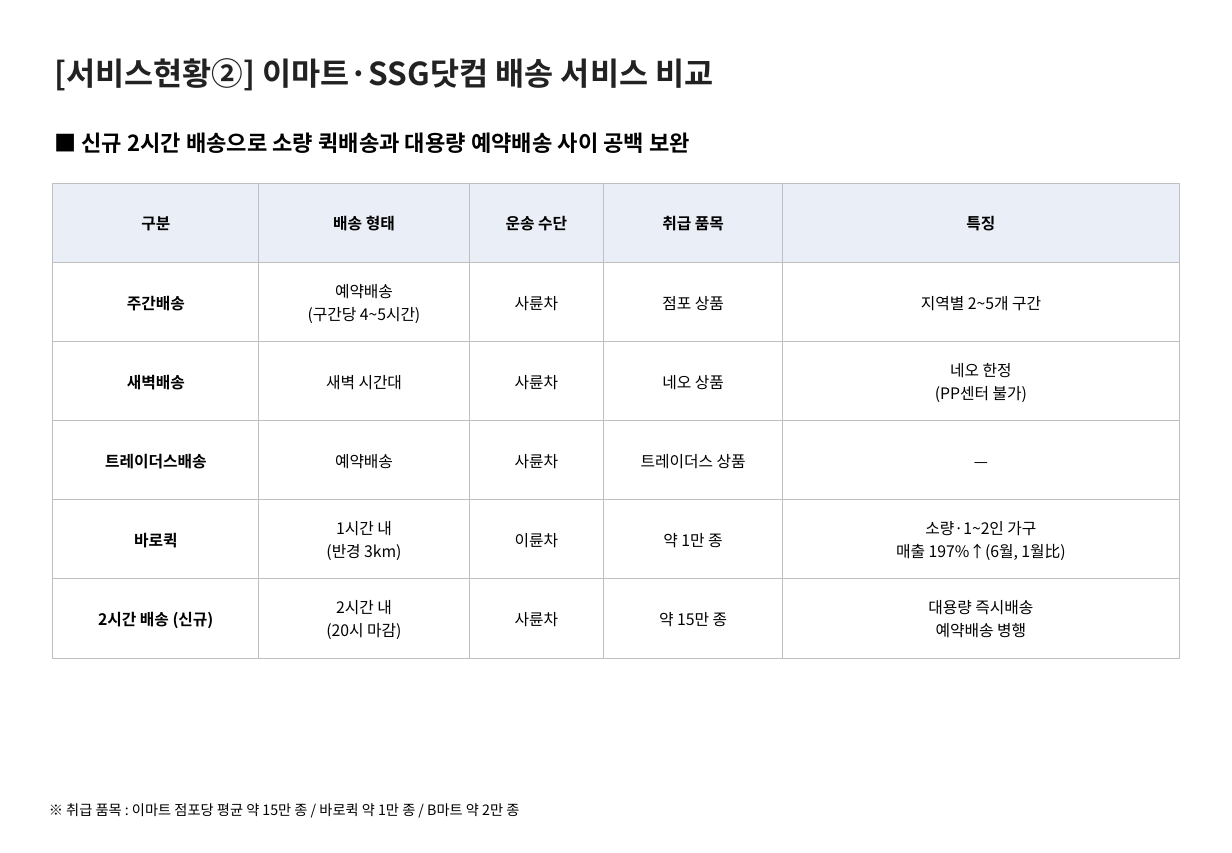
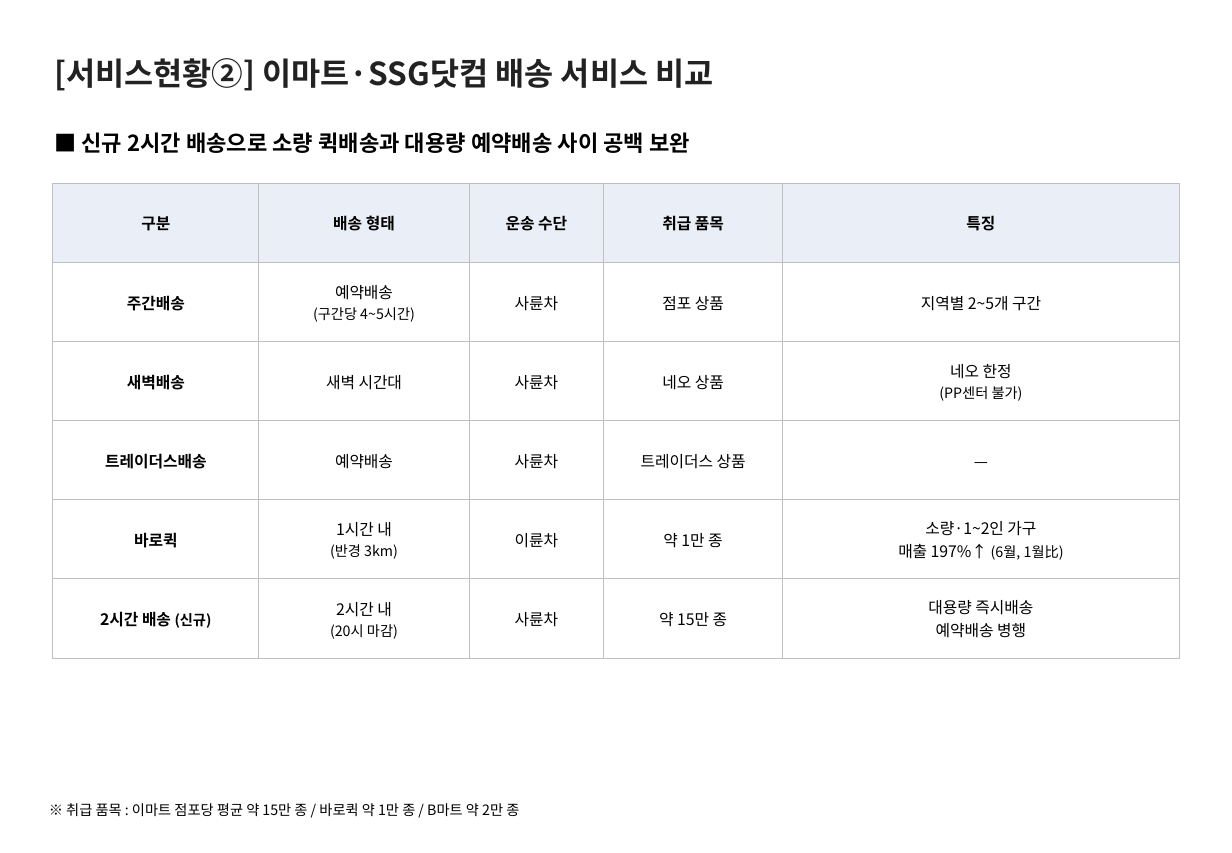
Before and after one commit to avoseed/web1, a slide deck: slide 4 of reports/ssg-delivery-report.pptx. Drawn at 1232x853 pixels with LibreOffice and Linux fonts; fonts in the diff are those of the drawing. Boxes give left, top, right and bottom in pixels: in the first picture for what was removed or moved away, otherwise in the second. Text is boxed around its words. In the diff, an @@ line names an element or a change of style, - is before the commit and + after.

```diff
--- a/reports/ssg-delivery-report.pptx
+++ b/reports/ssg-delivery-report.pptx
@@ table at box(52, 183, 1179, 658) @@
-row 5, column 5: 소량·1~2인 가구 / 매출 197%↑(6월, 1월比)
+row 5, column 5: 소량·1~2인 가구 / 매출 197%↑ (6월, 1월比)
@@ size 10 to 9 pt in "(구간당 4~5시간)", "(PP센터 불가)", "(반경 3km)", "(신규)" and 1 more places @@
```
Also in this commit, not shown: 3 other slides changed, 3 other files.
